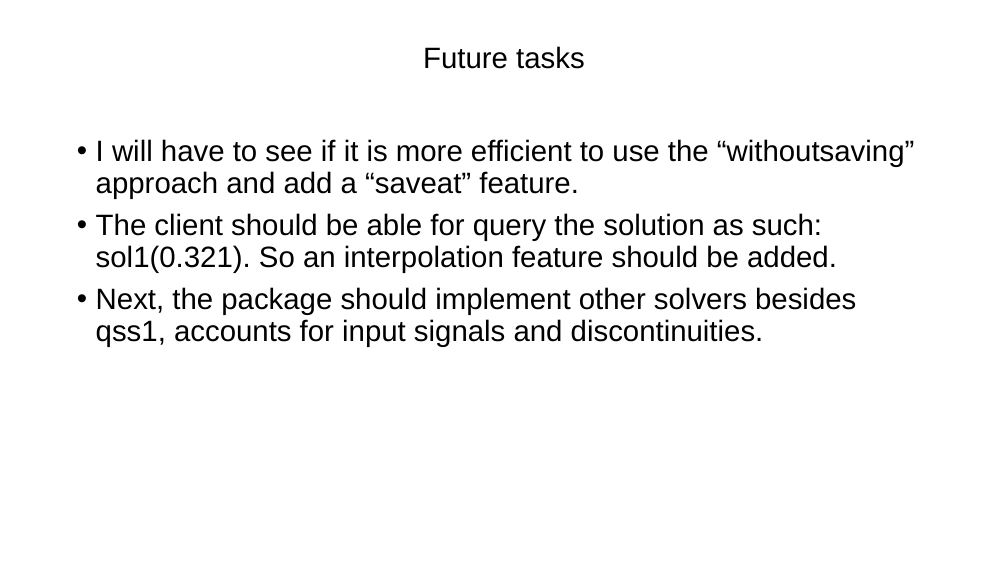
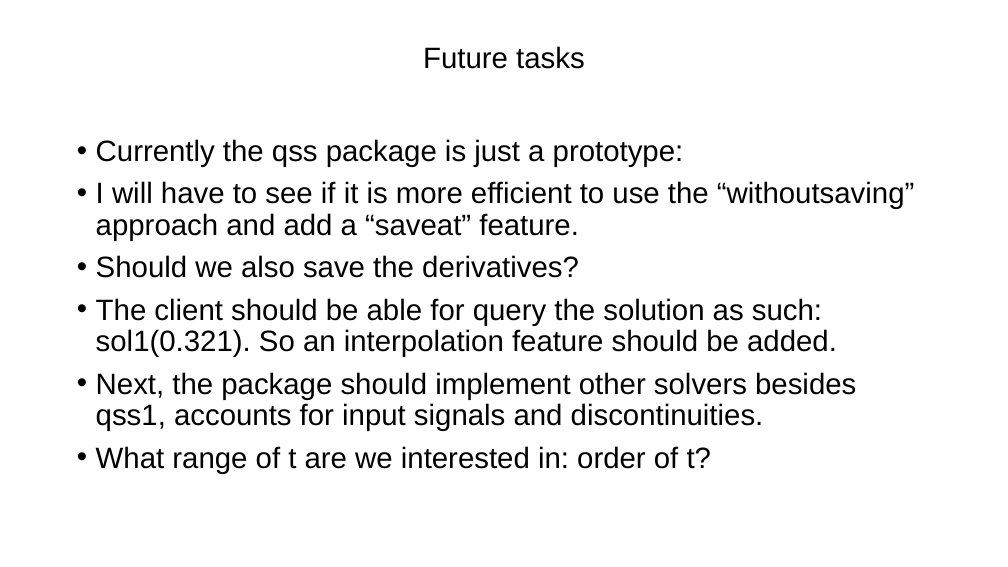
Before and after one commit to mongibellili/QSSolver, a slide deck: slide 12 of experiments/QSS1vsDefaultDifferentialEquations.pptx (slide 10 before the commit). Drawn at 1008x567 pixels with LibreOffice and Linux fonts; fonts in the diff are those of the drawing. Boxes give left, top, right and bottom in pixels: in the first picture for what was removed or moved away, otherwise in the second. Text is boxed around its words. In the diff, an @@ line names an element or a change of style, - is before the commit and + after.

```diff
--- a/experiments/QSS1vsDefaultDifferentialEquations.pptx
+++ b/experiments/QSS1vsDefaultDifferentialEquations.pptx
@@ text at [96,139,684,167]: paragraph added @@
+• Currently the qss package is just a prototype:
@@ text at [96,255,579,278]: paragraph added @@
+• Should we also save the derivatives?
@@ text at [96,446,711,474]: paragraph added @@
+• What range of t are we interested in: order of t?
```
Also in this commit, not shown: 2 other slides changed, 1 slide added, 1 slide removed.
